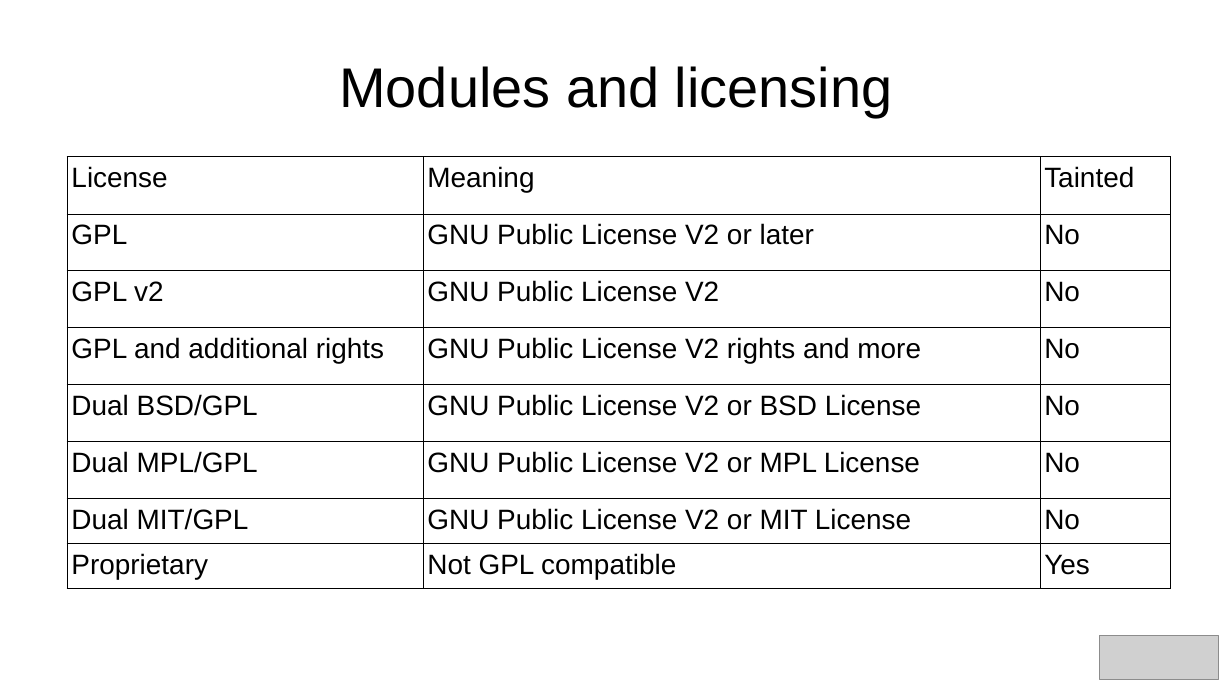
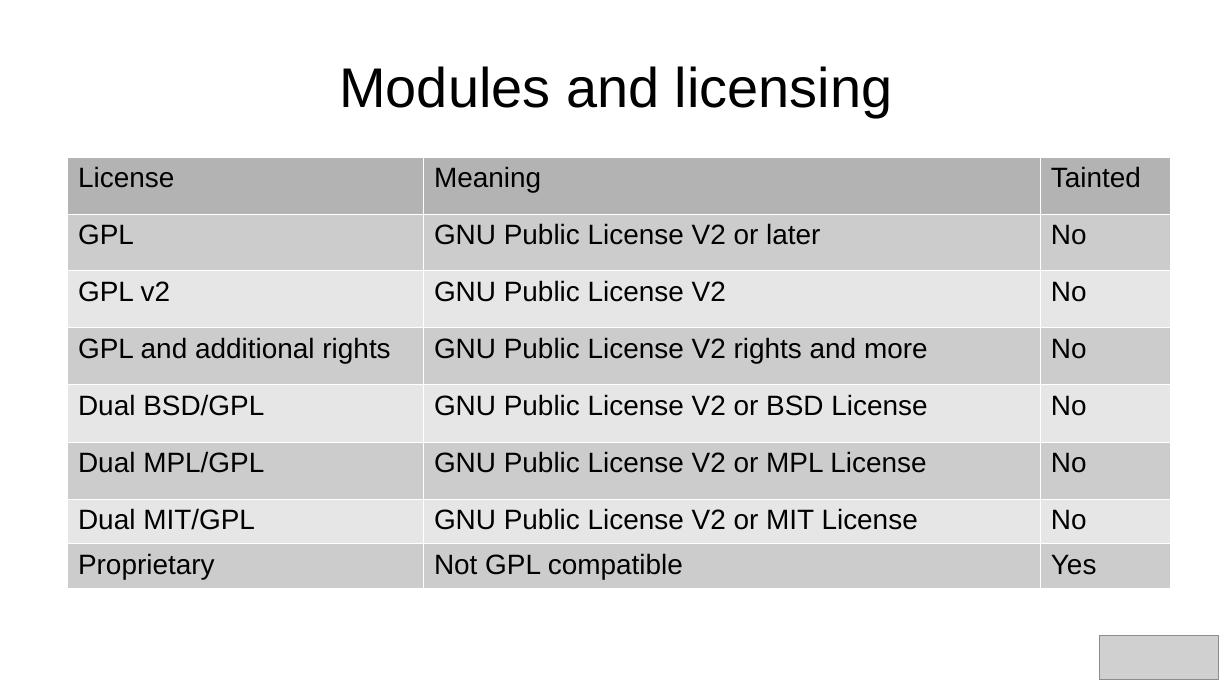
Before and after one commit to e-ale/Slides, a slide deck: slide 8 of modules-kbuild/src/kernel-modules-and-kbuild.odp. Drawn at 1232x693 pixels with LibreOffice and Linux fonts; fonts in the diff are those of the drawing; grey boxes stand for pictures; background and template pictures are left out. Boxes give left, top, right and bottom in pixels: in the first picture for what was removed or moved away, otherwise in the second. Text is boxed around its words. In the diff, an @@ line names an element or a change of style, - is before the commit and + after.

Commit message:
Updated Modules labs

```diff
--- a/modules-kbuild/src/kernel-modules-and-kbuild.odp
+++ b/modules-kbuild/src/kernel-modules-and-kbuild.odp
@@ table at (x1=67, y1=157, x2=1171, y2=584) @@
@@ fill none to #B3B3B3 in row 1 @@
@@ fill none to #CCCCCC in 12 cells @@
@@ fill none to #E6E6E6 in 9 cells @@
@@ borders changed @@
```
Also in this commit, not shown: 1 slide added, 1 other file.
